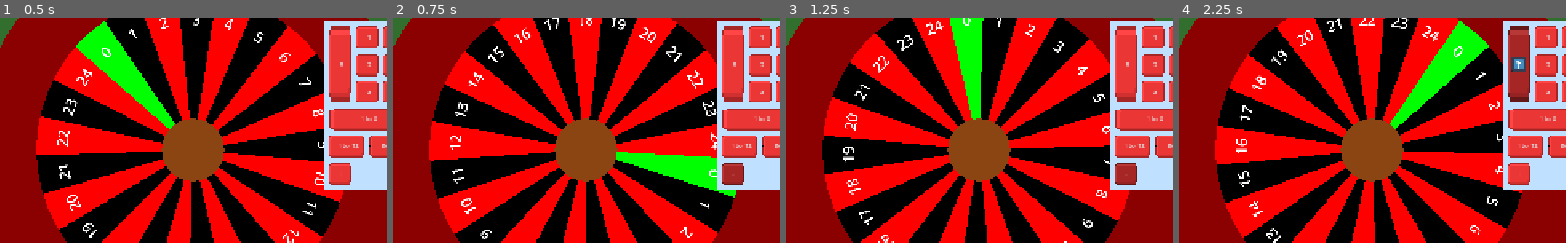
Above: before the commit, frames 1-4 (left to right).
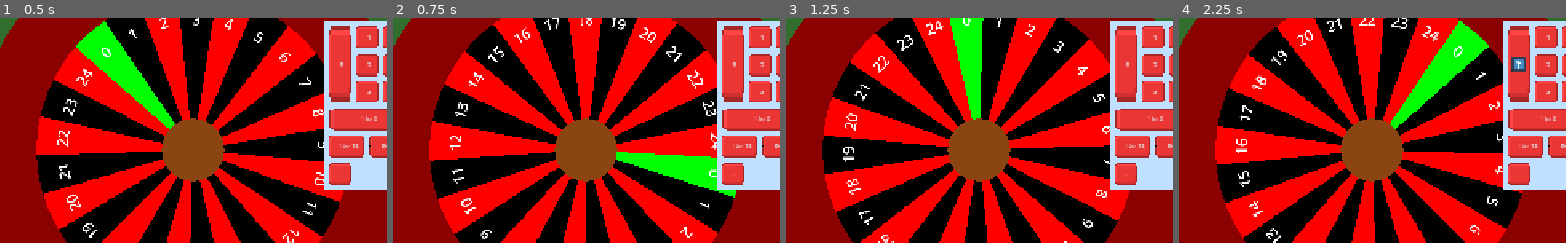
Above: after the commit, the same moments.

Repository: DuneRanger/Very-Serious-GameJam-2026
Game: Godot game, scene res://scenes/game/game_scene/game_scene.tscn
Same seed, same stepped clock (60 frames per second), same inputs: the game is played once before the commit and once after it. The engine's default icon, where the game draws it, is replaced by a stand-in: a white triangle on a blue panel in a dark square.
Inputs:
- Up to frame 1 (0.5 s): no input
- Up to frame 2 (0.75 s): click "+" at 0.5 s
- Up to frame 3 (1.25 s): no input
- Up to frame 4 (2.25 s): click "-" at 1.25 s; click "0" at 2 s
The pictures show only the part of the screen within x 25-75%, y 21-71%; the shares and areas given below are measured in that part.

Frame 1 is identical in both runs. In frame 2, 0.5% of the frame differs, in the area x 85-91%, y 64-75%; in frame 3, 0.5%; in frame 4, 1.6%, in the area x 85-91%, y 3-38%.

Commit message:
Button background doesnt change anymore
its a table

Diff:
--- a/scenes/game/game_scene/betting_system/bet_button.tscn
+++ b/scenes/game/game_scene/betting_system/bet_button.tscn
@@ -2,17 +2,15 @@
 
 [ext_resource type="Texture2D" uid="uid://cvc70jnauhlmx" path="res://assets/textures/UI/Button.png" id="1_8aveq"]
 [ext_resource type="Script" uid="uid://b2d37epksykgv" path="res://scenes/game/game_scene/betting_system/bet_button.gd" id="1_fcqf7"]
-[ext_resource type="Texture2D" uid="uid://bfew31gwarq5w" path="res://assets/textures/UI/ButtonPressed.png" id="2_7vuyt"]
-[ext_resource type="Texture2D" uid="uid://wt3wpr6fyrj5" path="res://assets/textures/UI/ButtonHover.png" id="3_iygw7"]
 
 [sub_resource type="StyleBoxTexture" id="StyleBoxTexture_qfsh5"]
 texture = ExtResource("1_8aveq")
 
-[sub_resource type="StyleBoxTexture" id="StyleBoxTexture_t0310"]
-texture = ExtResource("2_7vuyt")
+[sub_resource type="StyleBoxTexture" id="StyleBoxTexture_8aveq"]
+texture = ExtResource("1_8aveq")
 
-[sub_resource type="StyleBoxTexture" id="StyleBoxTexture_obr1q"]
-texture = ExtResource("3_iygw7")
+[sub_resource type="StyleBoxTexture" id="StyleBoxTexture_by6ed"]
+texture = ExtResource("1_8aveq")
 
 [sub_resource type="PlaceholderTexture2D" id="PlaceholderTexture2D_1luq2"]
 
--- a/scenes/game/game_scene/betting_system/betting_system.tscn
+++ b/scenes/game/game_scene/betting_system/betting_system.tscn
@@ -5,17 +5,15 @@
 [ext_resource type="PackedScene" uid="uid://r818ix60yp68" path="res://scenes/game/game_scene/betting_system/bet_label.tscn" id="3_njhud"]
 [ext_resource type="Texture2D" uid="uid://cvc70jnauhlmx" path="res://assets/textures/UI/Button.png" id="4_4sryy"]
 [ext_resource type="Script" uid="uid://c7ho25had8seq" path="res://scenes/game/game_scene/betting_system/increment_toggle.gd" id="4_qcixp"]
-[ext_resource type="Texture2D" uid="uid://bfew31gwarq5w" path="res://assets/textures/UI/ButtonPressed.png" id="5_iwegw"]
-[ext_resource type="Texture2D" uid="uid://wt3wpr6fyrj5" path="res://assets/textures/UI/ButtonHover.png" id="6_4fs5k"]
 
 [sub_resource type="StyleBoxTexture" id="StyleBoxTexture_60oc5"]
 texture = ExtResource("4_4sryy")
 
 [sub_resource type="StyleBoxTexture" id="StyleBoxTexture_wj0nr"]
-texture = ExtResource("5_iwegw")
+texture = ExtResource("4_4sryy")
 
 [sub_resource type="StyleBoxTexture" id="StyleBoxTexture_p2qa8"]
-texture = ExtResource("6_4fs5k")
+texture = ExtResource("4_4sryy")
 
 [node name="BettingSystem" type="Node2D" unique_id=1381945534]
 script = ExtResource("1_dp4ot")
Not shown: 1 places in scenes/game/game_scene/betting_system/bet_button.tscn that only renumber resources
